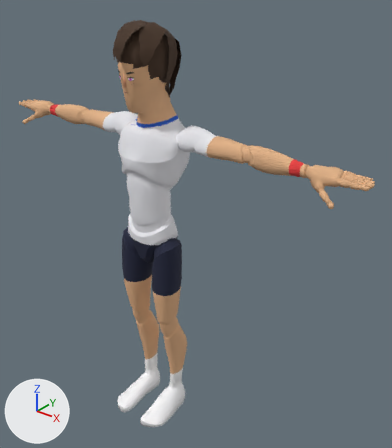
The glTF model sweetspot/models/players/p06.glb: old version first, new version second.
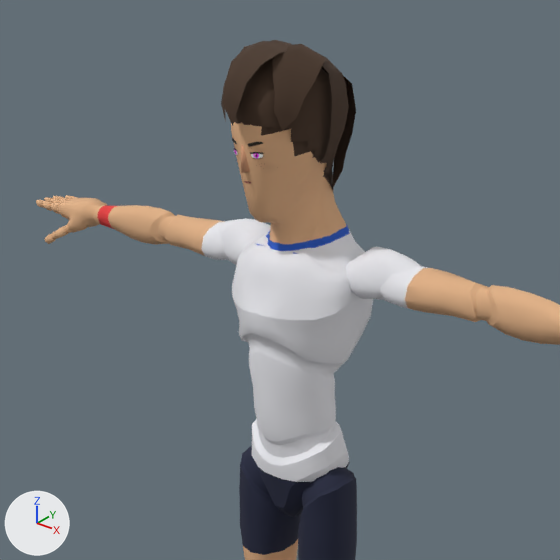
Each version is shown whole from a 50 mm lens placed at (1.55, -1.61, 2.11), pointed at (0.15, 0.14, 1.02), then close up on the part from 0% to 73% of the width and 0% to 64% of the height. Lighting does not change. The marker at lower left points along +X, +Y and +Z. The first two pictures are the older version. Vertices at exactly the same position are counted once.

The first close-up shows 'Body', 'Hair' and 2 more.
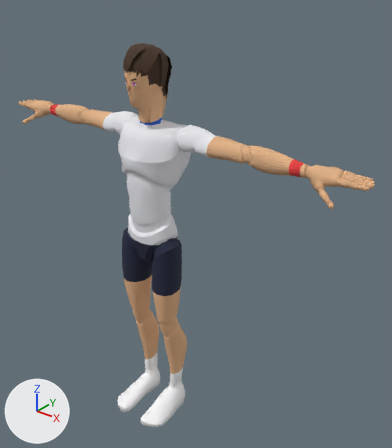
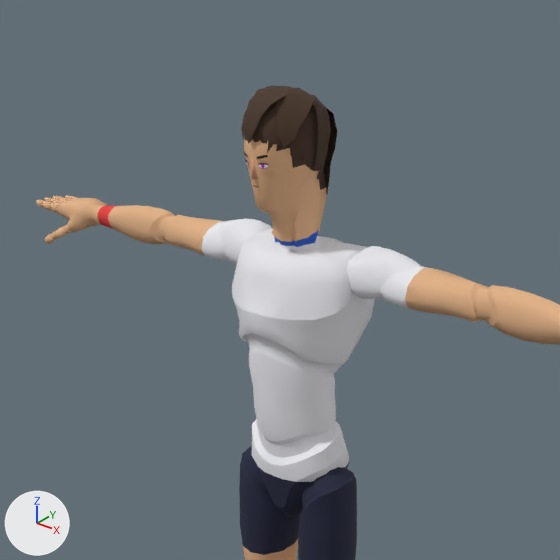
Pixel boxes [x1, y1, x2, y2] of what changed, in the close-ups (560 x 560 px; the box of a moved part takes in the faces that stretch with it):
'Body', reshaped
    before: [36, 122, 560, 560]
    after: [36, 139, 560, 560]
'Hair', reshaped (29% narrower, 28% shorter)
    before: [221, 40, 356, 191]
    after: [241, 85, 337, 194]
part 1 of me_mannequin, moved or reshaped
    before: [224, 122, 391, 289]
    after: [224, 139, 391, 289]
part 2 of me_mannequin, surface changed
    before: [255, 127, 298, 254]
    after: [258, 144, 299, 259]
part 3 of me_hair, rebuilt
    before: [230, 58, 337, 191]
    after: [244, 101, 328, 183]
part 4 of me_hair, rebuilt
    before: [321, 66, 356, 189]
    after: [323, 108, 337, 194]
part 5 of me_hair, rebuilt
    before: [321, 58, 349, 164]
    after: [313, 95, 331, 171]
part 6 of me_hair, added (brown)
    after: [241, 85, 315, 148]
part 7 of me_hair, deleted (brown)
    before: [221, 40, 326, 130]

The change in detail:
me_mannequin is used by ob_body; location (0.0, 0.0, 0.0).
me_mannequin had 7386 vertices, 14527 faces and spanned x -0.96..0.96, y -0.21..0.13, z 0.0..1.86.
me_mannequin now has 7380 vertices, 14515 faces and spans x -0.96..0.96, y -0.21..0.14, z 0.0..1.79.
me_mannequin part 1: 296 vertices moved from x -0.2..0.2, y -0.13..0.13, z 1.32..1.86 to x -0.2..0.2, y -0.1..0.12, z 1.33..1.79; 127 vertices removed from x -0.13..0.13, y -0.04..0.12, z 1.47..1.6; 121 vertices added at x -0.13..0.13, y -0.04..0.1, z 1.48..1.64.
me_mannequin part 2: 4 kept faces spanning x -0.06..0.06, y -0.09..-0.02, z 1.48..1.73 get new texture (UV) coordinates.
me_hair is used by ob_hair; location (0.0, 0.0, 0.0).
me_hair had 478 vertices, 908 faces and spanned x -0.111..0.111, y -0.154..0.163, z 1.574..1.904.
me_hair now has 479 vertices, 908 faces and spans x -0.079..0.079, y -0.109..0.118, z 1.571..1.818.
me_hair part 3: the loose piece of 253 vertices spanning x -0.091..0.091, y -0.125..0.133, z 1.574..1.872 is rebuilt with 253 vertices and now spans x -0.068..0.068, y -0.096..0.1, z 1.571..1.8.
me_hair part 4: the loose piece of 84 vertices spanning x -0.086..0.086, y 0.045..0.163, z 1.578..1.871 is rebuilt with 85 vertices and now spans x -0.063..0.063, y 0.031..0.118, z 1.573..1.799.
me_hair part 5: the loose piece of 57 vertices spanning x -0.111..0.111, y 0.007..0.113, z 1.67..1.873 is rebuilt with 57 vertices and now spans x -0.079..0.079, y 0.004..0.081, z 1.653..1.801.
me_hair part 6: a new loose piece of 84 vertices spanning x -0.078..0.078, y -0.109..0.056, z 1.711..1.818, in mat_palette (picture img_palette).
me_hair part 7: 84 vertices removed from x -0.111..0.111, y -0.154..0.077, z 1.748..1.904.
